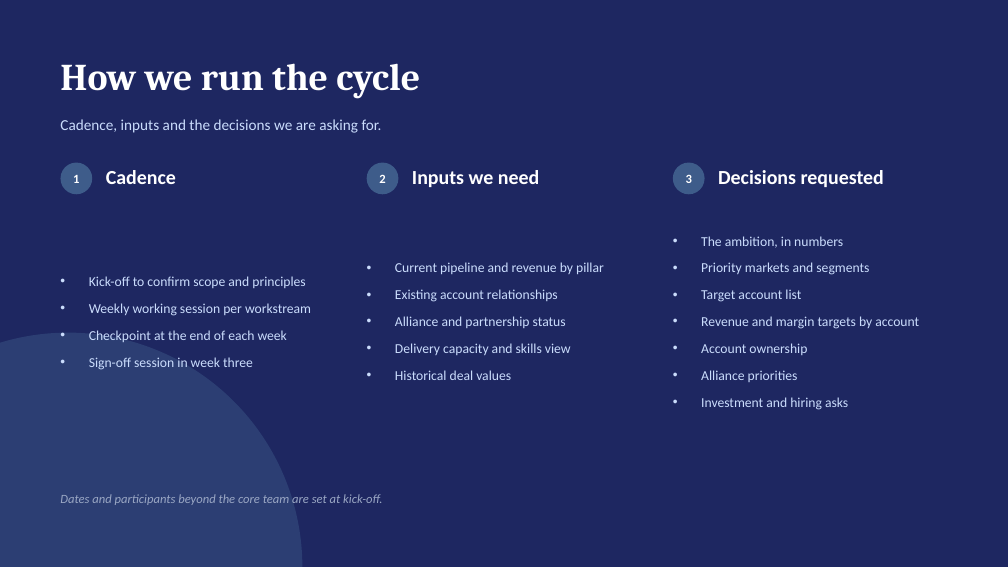
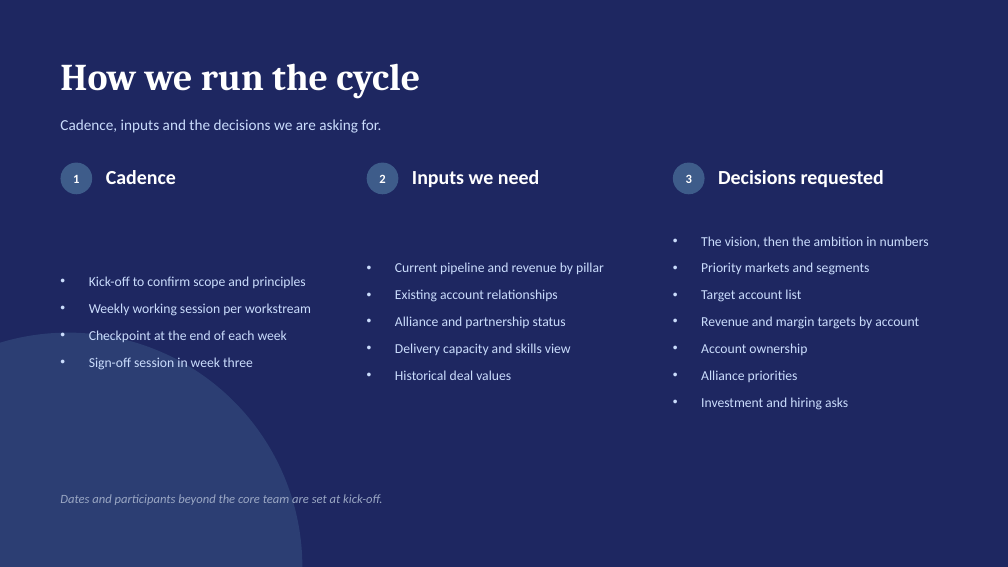
Before and after one commit to dhajjar-cyber/bae, a slide deck: slide 16 of FSI strategy/EAIND-FSI-Strategy-Development-Plan.pptx (slide 15 before the commit). Drawn at 1008x567 pixels with LibreOffice and Linux fonts; fonts in the diff are those of the drawing. Boxes give left, top, right and bottom in pixels: in the first picture for what was removed or moved away, otherwise in the second. Text is boxed around its words. In the diff, an @@ line names an element or a change of style, - is before the commit and + after.

```diff
--- a/FSI strategy/EAIND-FSI-Strategy-Development-Plan.pptx
+++ b/FSI strategy/EAIND-FSI-Strategy-Development-Plan.pptx
@@ text at box(701, 236, 929, 248): text changed @@
-• The ambition, in numbers
+• The vision, then the ambition in numbers
```
Also in this commit, not shown: 3 other slides changed, 1 slide added, 2 other files.
